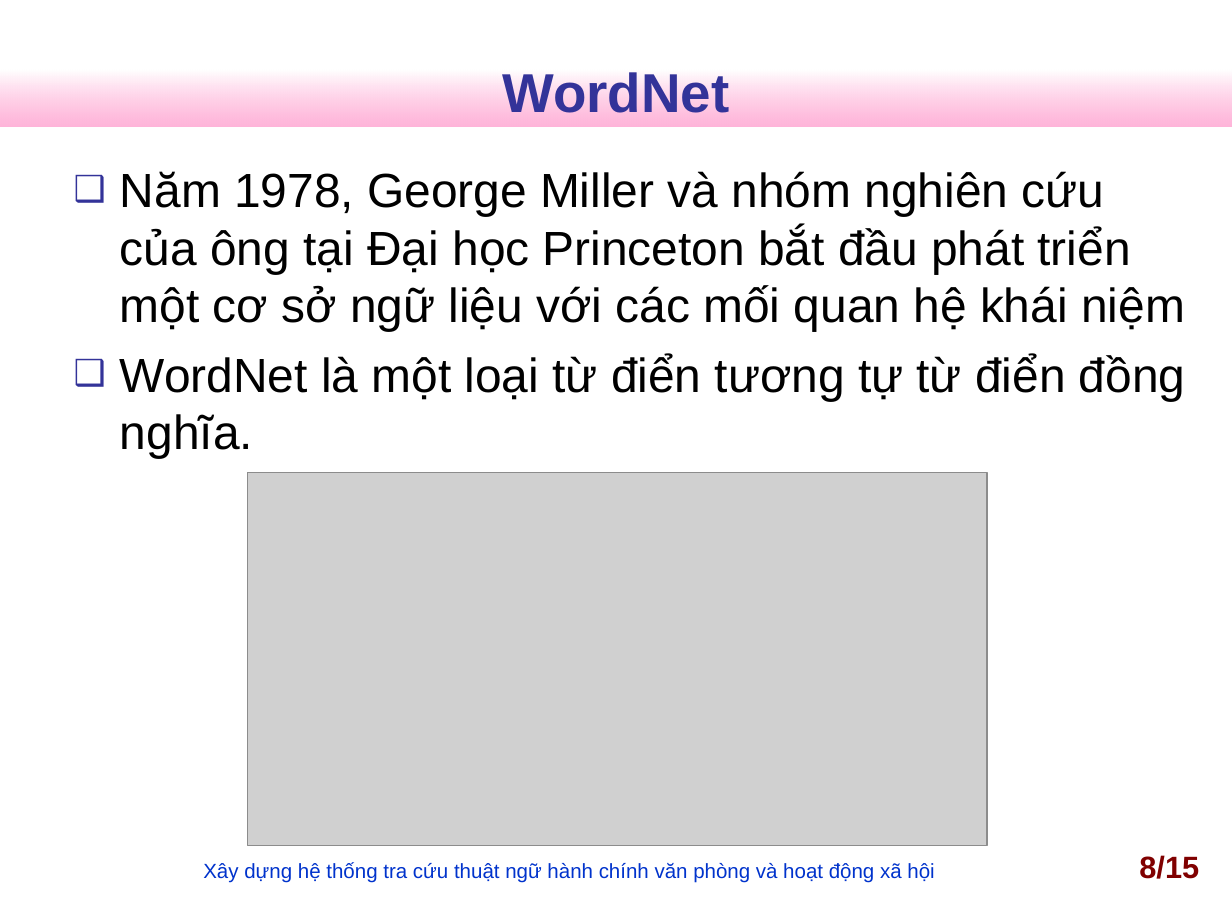
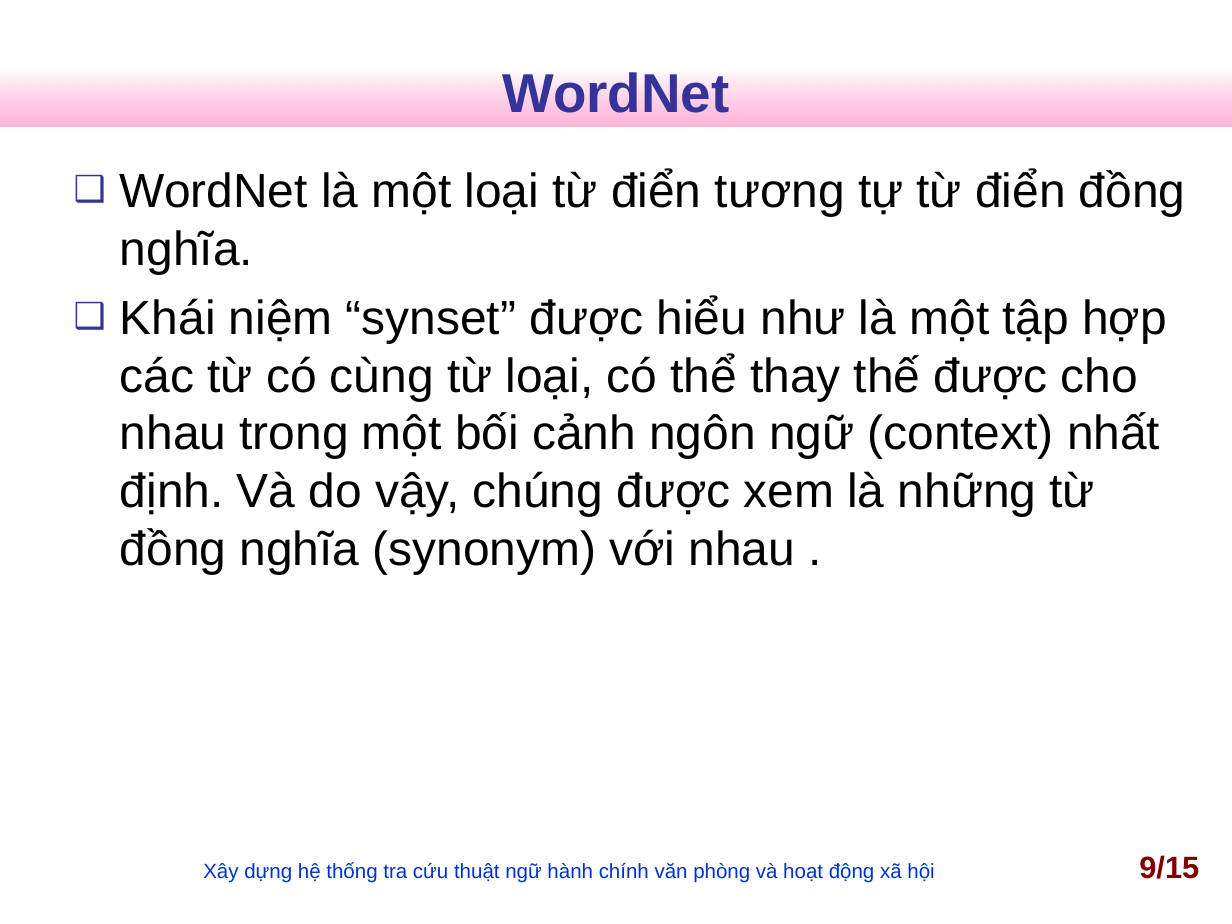
Before and after one commit to nguyentk90/tra-cuu-thuat-ngu-hanh-chinh, a slide deck: slide 9 of Documents/slideN2013.ppt (slide 8 before the commit). Drawn at 1232x924 pixels with LibreOffice and Linux fonts; fonts in the diff are those of the drawing; grey boxes stand for pictures; background and template pictures are left out. Boxes give left, top, right and bottom in pixels: in the first picture for what was removed or moved away, otherwise in the second. Text is boxed around its words. In the diff, an @@ line names an element or a change of style, - is before the commit and + after.

```diff
--- a/Documents/slideN2013.ppt
+++ b/Documents/slideN2013.ppt
@@ text at <box>120,171,1185,332</box>: paragraph removed @@
-❑ Năm 1978, George Miller và nhóm nghiên cứu của ông tại Đại học Princeton bắt đầu phát triển một cơ sở ngữ liệu với các mối quan hệ khái niệm
@@ text at <box>120,297,1167,574</box>: paragraph added @@
+❑ Khái niệm “synset” được hiểu như là một tập hợp các từ có cùng từ loại, có thể thay thế được cho nhau trong một bối cảnh ngôn ngữ (context) nhất định. Và do vậy, chúng được xem là những từ đồng nghĩa (synonym) với nhau .
@@ picture removed at <box>248,472,987,845</box> @@
@@ page number at <box>1139,855,1199,879</box>: text changed @@
-8/15
+9/15
```
Also in this commit, not shown: 9 other slides changed, 5 slides added, 1 slide removed, 2 other files.
